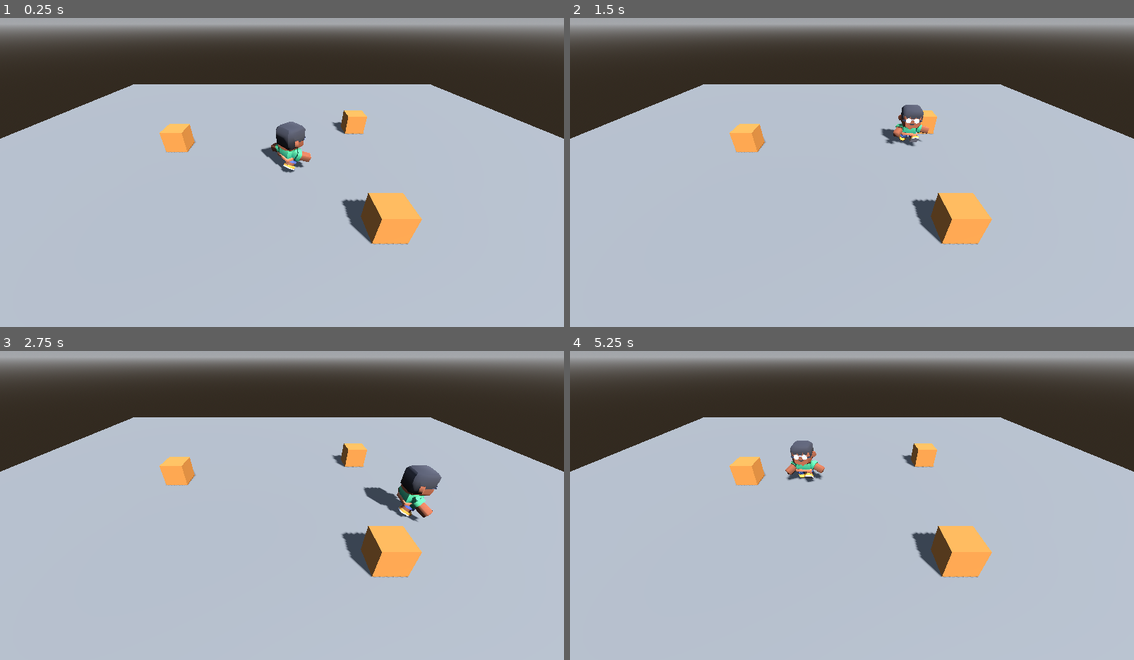
Above: before the commit, frames 1-4 (two rows, left to right).
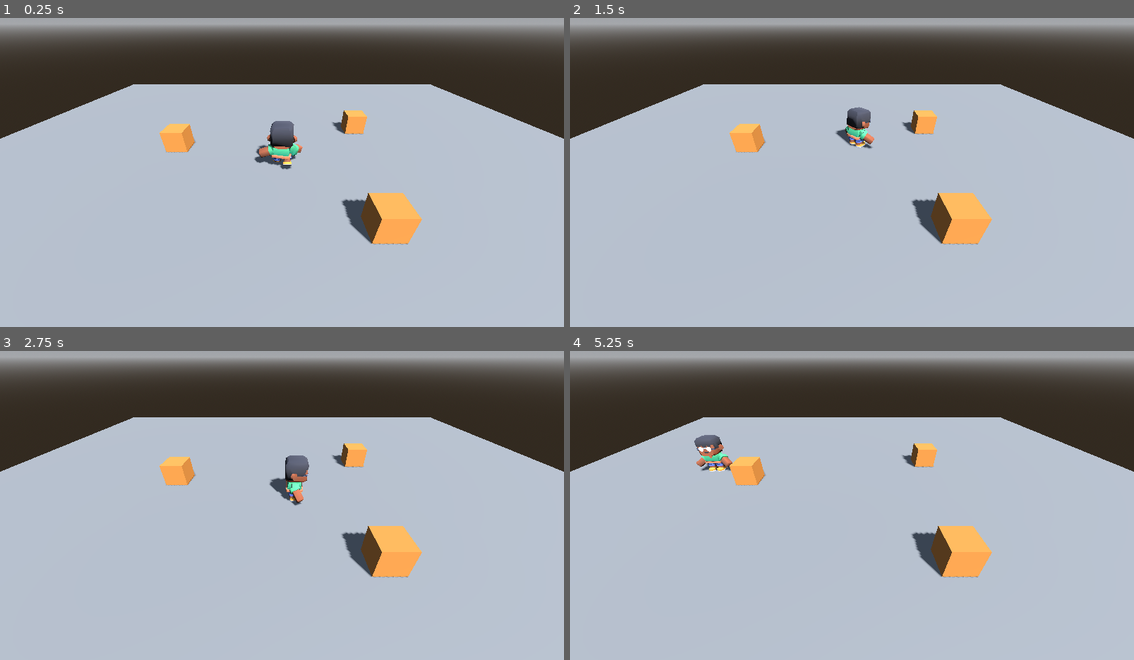
Above: after the commit, the same moments.

Repository: JuanfeR4m/InThePolice
Game: Godot game, scene res://main.tscn
The game is run twice, just before and just after one commit, with the same random seed, the same clock (stepped at 60 frames per second) and the same inputs.
Inputs:
- Up to frame 1 (0.25 s): no input
- Up to frame 2 (1.5 s): hold D (move_right) 0.53-1.28 s; hold E (resolver, bound only after the commit) 0.53-1.28 s; hold S (move_down) from 1.28 s (still down); tap Shift (correr) at 1.35 s
- Up to frame 3 (2.75 s): tap E (resolver, bound only after the commit) at 1.55 s; release S (move_down) at 2.03 s; hold D (move_right) from 2.03 s (still down); hold E (resolver, bound only after the commit) from 2.03 s (still down)
- Up to frame 4 (5.25 s): release D (move_right) at 2.78 s; release E (resolver, bound only after the commit) at 2.78 s; hold W (move_up) 2.78-3.53 s; tap E (resolver, bound only after the commit) at 2.85, 3.8, 4.35 s; hold Shift (correr) 3.53-4.28 s; hold A (move_left) 3.53-5.03 s; hold S (move_down) from 5.03 s (still down); hold E (resolver, bound only after the commit) from 5.03 s (still down)

The runs differ from the first frame. In frame 1, 0.9% of the frame differs, in the area x 45-56%, y 33-51%; in frame 2, 1.2%; in frame 3, 1.9%, in the area x 47-79%, y 33-56%; in frame 4, 1.2%.

Commit message:
T7 N3 - Tarea A - estados con su número

Diff:
--- a/main.tscn
+++ b/main.tscn
@@ -85,8 +85,7 @@
 [node name="Personaje" type="CharacterBody3D" parent="." unique_id=1845449479 node_paths=PackedStringArray("camara")]
 script = ExtResource("1_pj")
 camara = NodePath("../Camera3D")
-prueba = 6
-accion_prueba = ""
+prueba = 3
 
 [node name="CollisionShape3D" type="CollisionShape3D" parent="Personaje" unique_id=982192723]
 transform = Transform3D(1, 0, 0, 0, 1, 0, 0, 0, 1, 0, 0.875, 0)
--- a/personaje.gd
+++ b/personaje.gd
@@ -1,4 +1,7 @@
 extends CharacterBody3D
+
+enum Estado { QUIETO, CAMINAR, CORRER, RESOLVIENDO }
+const RAPIDEZ = [0.0, 4.0, 7.0, 0.5]
 
 @export var camara: Camera3D
 @export var speed_caminar = 4.0
@@ -6,12 +9,12 @@
 @export var tiempo_arranque = 0.25
 @onready var anim = $Modelo/AnimationPlayer
 
-# Enchufes: otros scripts (las acciones del juego) cambian estas tres variables.
-var multiplicador = 1.0     # 1 = rapidez normal, 0.5 = la mitad, 0 = quieto
-var empuje = Vector3.ZERO   # velocidad extra en m/s (dash, retroceso)
-var accion = ""             # animación de la acción; "" = ninguna
-var avance = Vector3.ZERO   # la parte de la velocidad que dan las teclas
-
+var multiplicador = 1.0
+var empuje = Vector3.ZERO
+var accion = ""
+var avance = Vector3.ZERO
+var estado = Estado.QUIETO
+var ruido = 0.0
 
 func _ready():
 	if camara == null:
@@ -39,17 +42,42 @@
 
 	if direction.length() > 0:
 		basis = Basis.looking_at(direction)
+
+
+	move_and_slide()
+	var antes = estado
+	estado = elegir_estado()
+	if estado == Estado.RESOLVIENDO:
+		multiplicador = RAPIDEZ[estado] / speed
+	else:
+		multiplicador = 1.0
+	if estado != antes:
+		print("estado ", Estado.keys()[estado], " · rapidez máxima ", RAPIDEZ[estado], " m/s")
+	animar()
+	_prueba()
+
+func elegir_estado():
+	if Input.is_action_pressed("resolver"):
+		return Estado.RESOLVIENDO
+	var rapidez = Vector2(velocity.x, velocity.z).length()
+	if rapidez < 0.1:
+		return Estado.QUIETO
+	if rapidez > speed_caminar + 0.1:
+		return Estado.CORRER
+	return Estado.CAMINAR
+
+
+func animar():
 	if accion != "":
 		anim.play(accion)
-	elif avance.length() > speed_caminar + 0.1:
-		anim.play("sprint")
-	elif avance.length() > 0.1:
-		anim.play("walk")
-	else:
-		anim.play("idle")
-
-	move_and_slide()
-	_prueba()
+		return
+	match estado:
+		Estado.QUIETO:
+			anim.play("idle")
+		Estado.CAMINAR:
+			anim.play("walk")
+		Estado.RESOLVIENDO:
+			anim.play("idle")
 
 
 # ---------------------------------------------------------------------------
--- a/project.godot
+++ b/project.godot
@@ -46,6 +46,11 @@
 "events": [Object(InputEventKey,"resource_local_to_scene":false,"resource_name":"","device":-1,"window_id":0,"alt_press …(195 unchanged characters)…
 ]
 }
+resolver={
+"deadzone": 0.2,
+"events": [Object(InputEventKey,"resource_local_to_scene":false,"resource_name":"","device":-1,"window_id":0,"alt_pressed":false,"shift_pressed":false,"ctrl_pressed":false,"meta_pressed":false,"pressed":false,"keycode":0,"physical_keycode":69,"key_label":0,"unicode":101,"location":0,"echo":false,"script":null)
+]
+}
 
 [physics]
 
